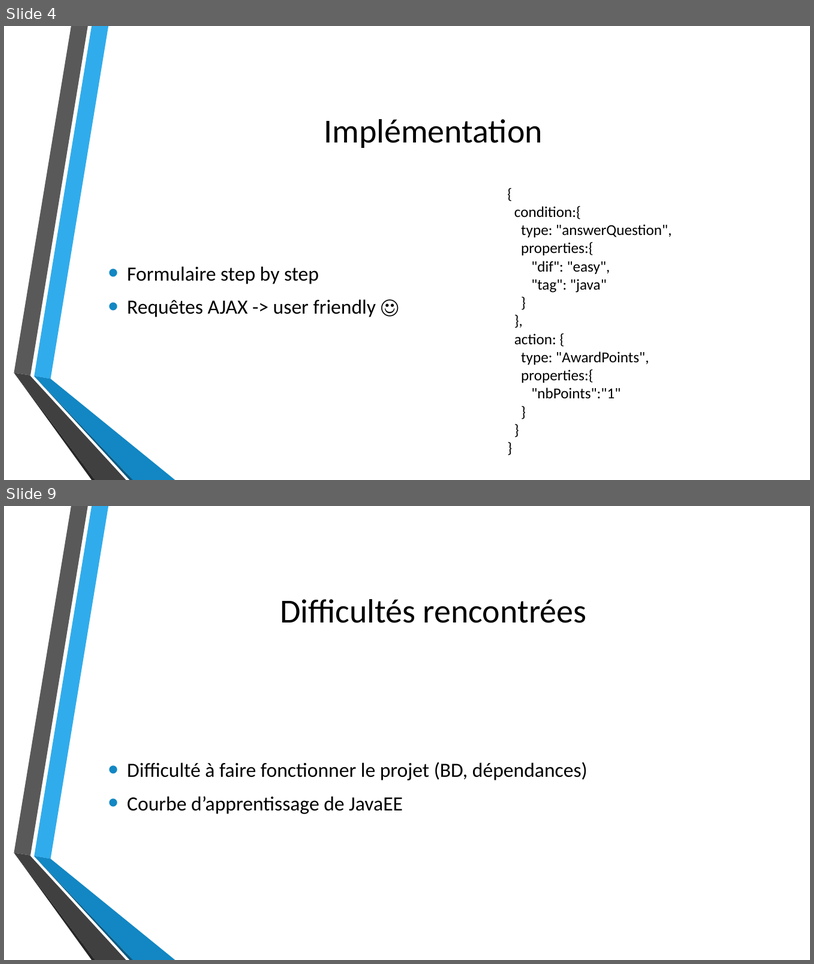
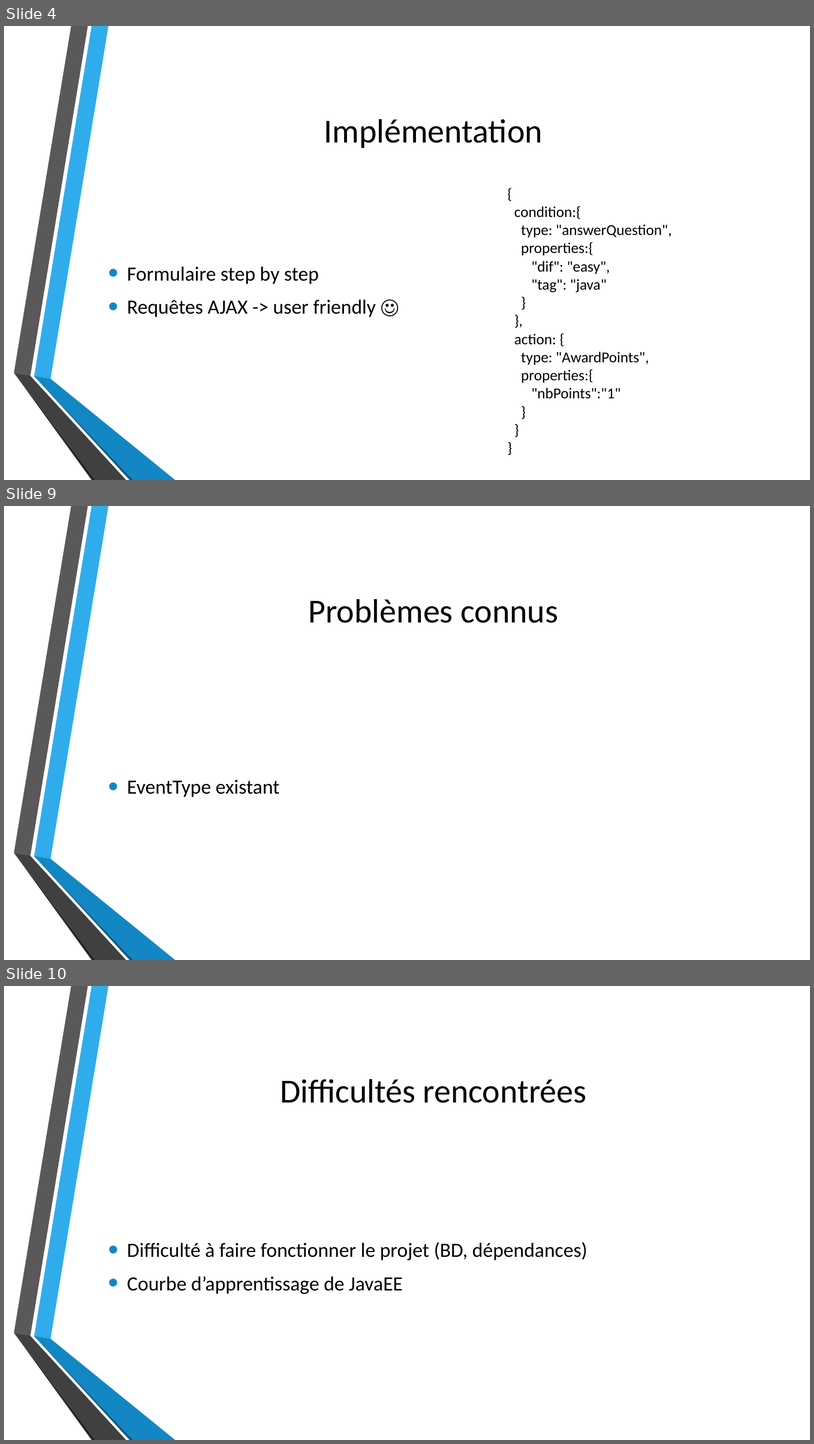
Before and after one commit to xajkep/Teaching-HEIGVD-AMT-2015-Project, a slide deck: Presentation/AMT_BSWZ_projet.pptx. Shown one above the other, each under a label of ours: slides 4 and 9 before the commit, slides 4, 9 and 10 after it; the slides between them are not shown. The pictures are 814x964 and 814x1444 pixels, drawn with LibreOffice and Linux fonts; fonts in the diff are those of the drawing; background and template pictures are left out. Boxes give left, top, right and bottom in pixels: in the first picture for what was removed or moved away, otherwise in the second. Text is boxed around its words. In the diff, an @@ line names an element or a change of style, - is before the commit and + after.

```diff
--- a/Presentation/AMT_BSWZ_projet.pptx
+++ b/Presentation/AMT_BSWZ_projet.pptx
@@ slide 9 added at box(4, 506, 810, 960), background picture (left out); not listed: 6 template elements that a slide beside it also shows @@
@@ title added at box(308, 599, 558, 623), 40 pt, text #000000 @@
+Problèmes connus
@@ text added at box(127, 780, 280, 797), 24 pt, text #000000 @@
+• EventType existant
@@ what was slide 9 is now slide 10 @@
```
Also in this commit, not shown: 4 slides changed.
